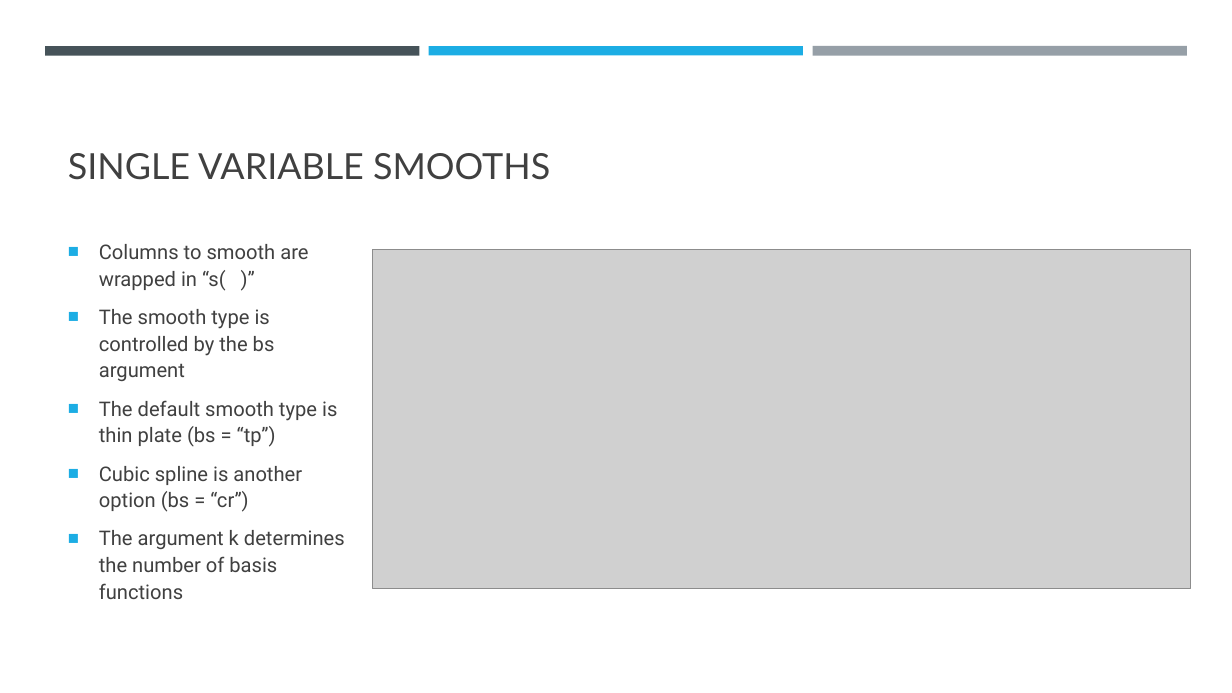
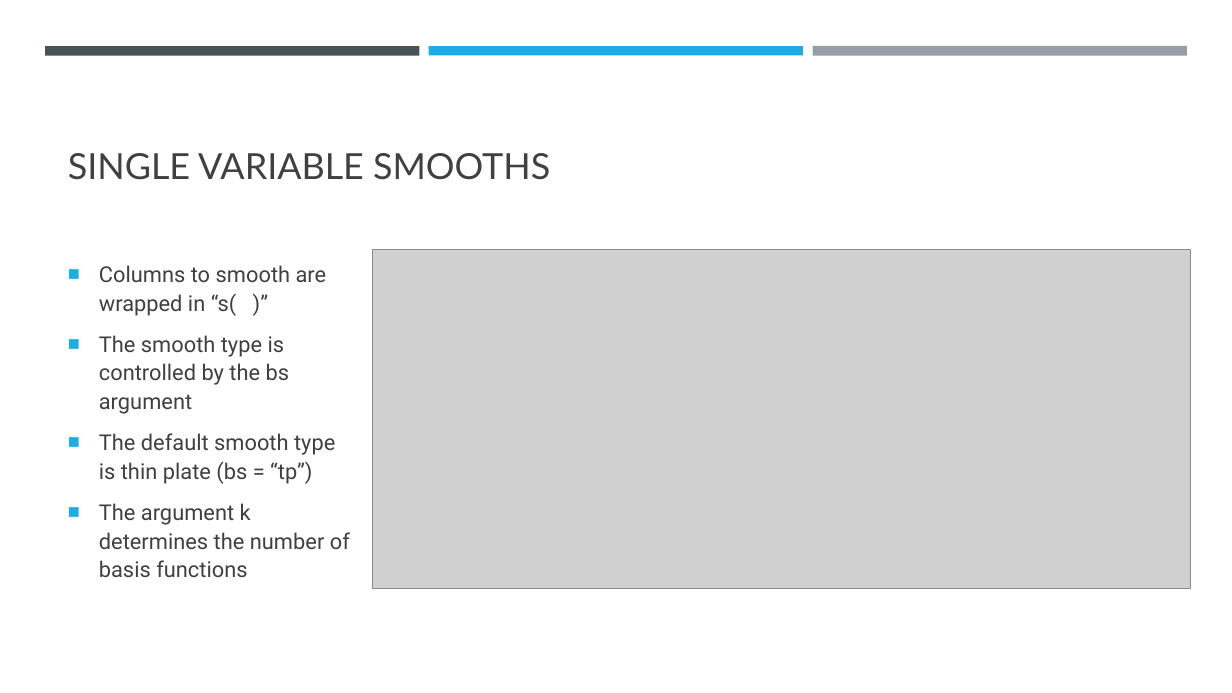
Before and after one commit to casact/GAM_Examples, a slide deck: slide 4 of CAGNY 2021 GAM Smooths.pptx. Drawn at 1232x693 pixels with LibreOffice and Linux fonts; fonts in the diff are those of the drawing; grey boxes stand for pictures. Boxes give left, top, right and bottom in pixels: in the first picture for what was removed or moved away, otherwise in the second. Text is boxed around its words. In the diff, an @@ line names an element or a change of style, - is before the commit and + after.

```diff
--- a/CAGNY 2021 GAM Smooths.pptx
+++ b/CAGNY 2021 GAM Smooths.pptx
@@ text "Columns to smooth are wrapped ..." at (99, 265, 350, 577): size 15.7 to 17 pt @@
@@ text at (99, 466, 302, 512): paragraph removed @@
-■ Cubic spline is another option (bs = “cr”)
```
Also in this commit, not shown: 9 other slides changed, 1 slide added, 1 slide removed, 2 other files.
